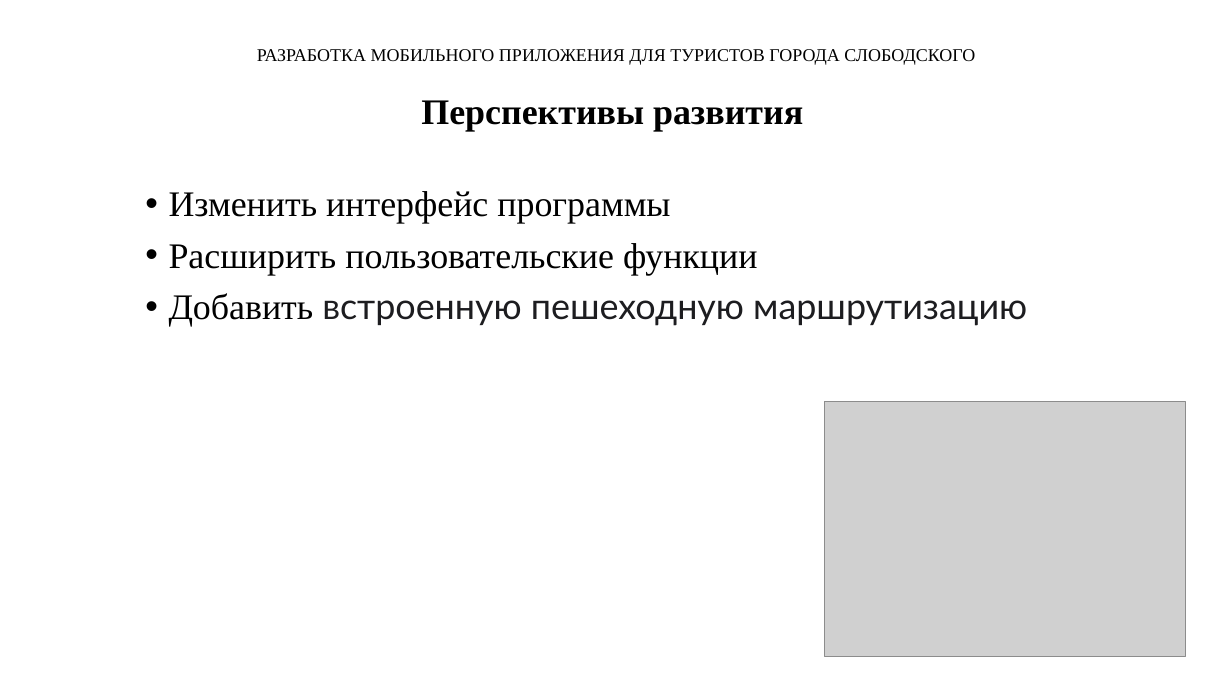
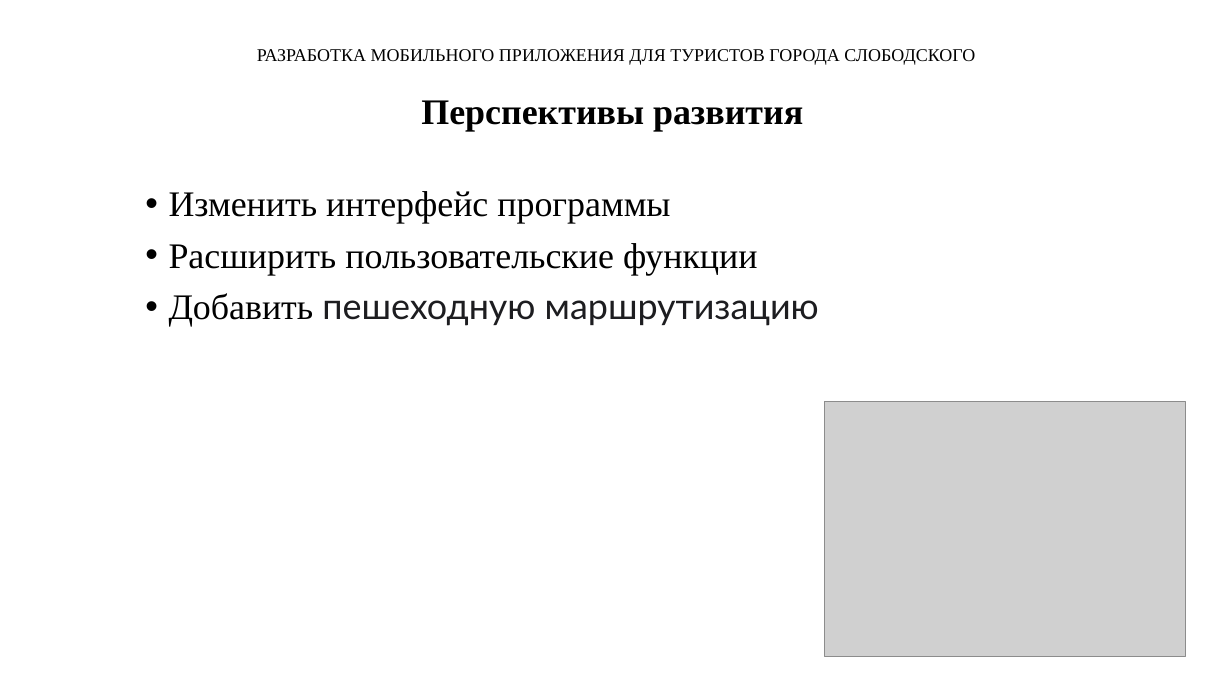
Before and after one commit to Kami0AI/KURSOVAYA, a slide deck: slide 9 of Презентация(курсовая).pptx. Drawn at 1232x693 pixels with LibreOffice and Linux fonts; fonts in the diff are those of the drawing; grey boxes stand for pictures. Boxes give left, top, right and bottom in pixels: in the first picture for what was removed or moved away, otherwise in the second. Text is boxed around its words. In the diff, an @@ line names an element or a change of style, - is before the commit and + after.

```diff
--- a/Презентация(курсовая).pptx
+++ b/Презентация(курсовая).pptx
@@ text at (169, 293, 819, 327): text changed @@
-• Добавить встроенную пешеходную маршрутизацию
+• Добавить пешеходную маршрутизацию
```
Also in this commit, not shown: 2 other slides changed, 2 other files.
